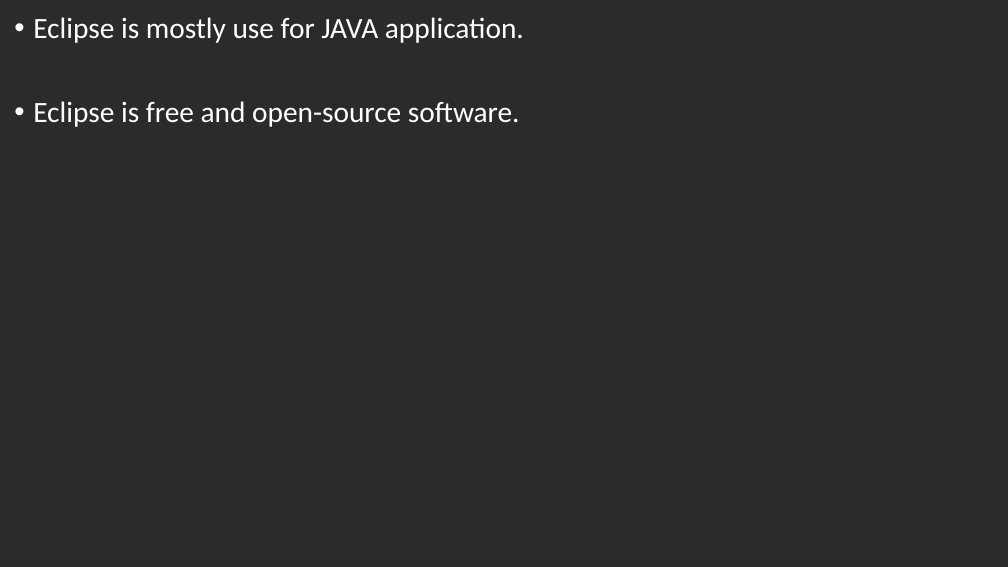
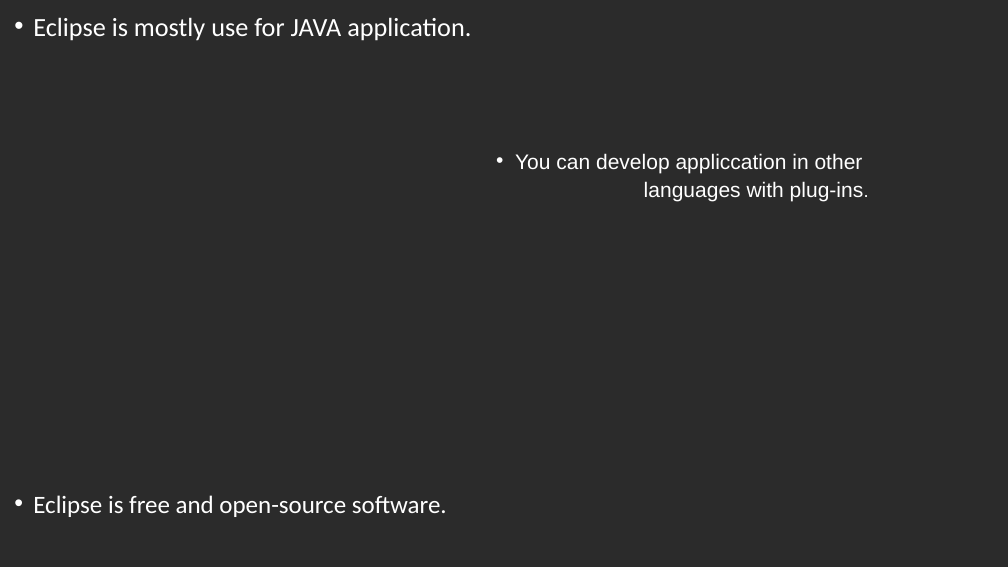
Before and after one commit to SylvainTorrenti/DWWM_2005, a slide deck: slide 3 of Anglais/Eclipse.pptx. Drawn at 1008x567 pixels with LibreOffice and Linux fonts; fonts in the diff are those of the drawing; background and template pictures are left out; a plain dark background stands for a picture behind light text. Boxes give left, top, right and bottom in pixels: in the first picture for what was removed or moved away, otherwise in the second. Text is boxed around its words. In the diff, an @@ line names an element or a change of style, - is before the commit and + after.

```diff
--- a/Anglais/Eclipse.pptx
+++ b/Anglais/Eclipse.pptx
@@ text at <box>33,17,471,517</box>: size 28 to 25 pt in "Eclipse is mostly use for JAVA application."; size 28 to 23.8 pt in "Eclipse is free and open-source software."; line spacing 0.9 to 0.7 @@
@@ text at <box>515,153,864,201</box>: paragraphs added @@
+• You can develop appliccation in other
+languages with plug-ins.
```
Also in this commit, not shown: 3 other slides changed, 30 other files.
